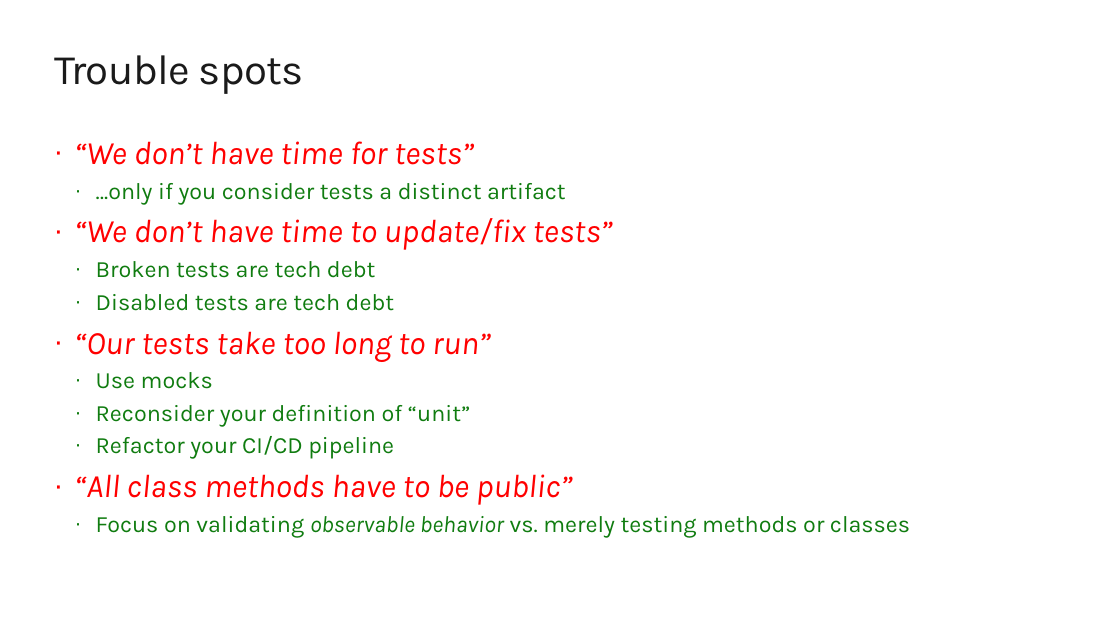
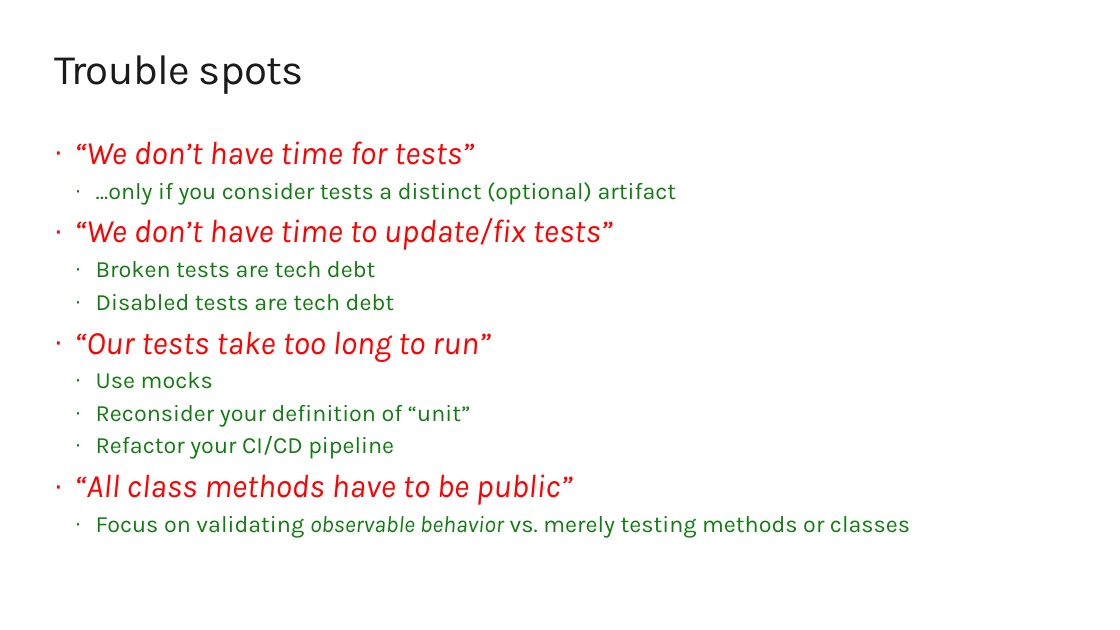
Before and after one commit to ianphil/unit_test_demos, a slide deck: slide 9 of Intro to Unit Testing.pptx. Drawn at 1120x630 pixels with LibreOffice and Linux fonts; fonts in the diff are those of the drawing; background and template pictures are left out. Boxes give left, top, right and bottom in pixels: in the first picture for what was removed or moved away, otherwise in the second. Text is boxed around its words. In the diff, an @@ line names an element or a change of style, - is before the commit and + after.

Commit message:
small ppt edit

```diff
--- a/Intro to Unit Testing.pptx
+++ b/Intro to Unit Testing.pptx
@@ text at box(96, 182, 677, 204): text changed @@
-  · …only if you consider tests a distinct artifact
+  · …only if you consider tests a distinct (optional) artifact
```
